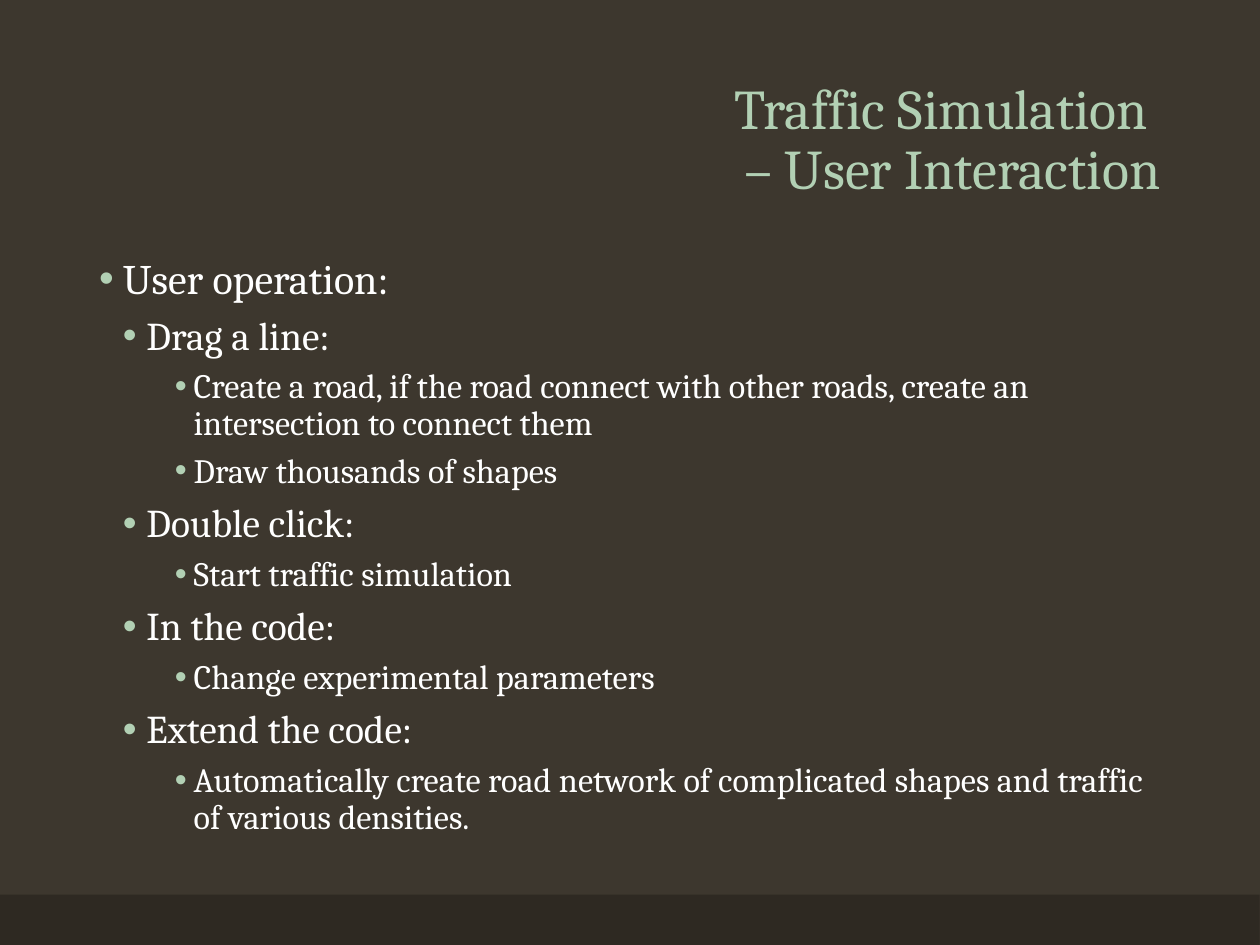
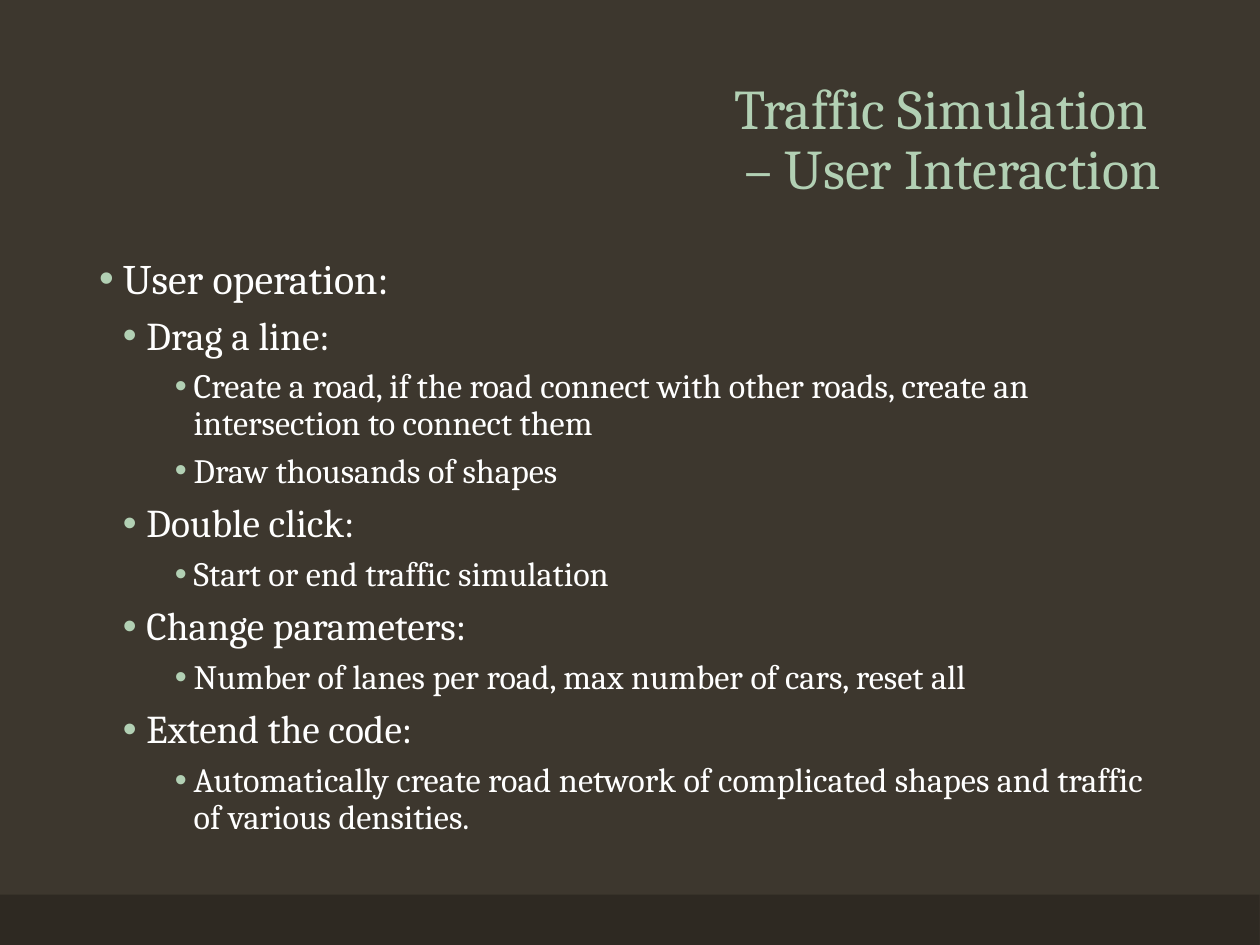
Before and after one commit to CharlieFaceButt/Traffic-Simulation, a slide deck: slide 11 of Presentation.pptx. Drawn at 1260x945 pixels with LibreOffice and Linux fonts; fonts in the diff are those of the drawing. Boxes give left, top, right and bottom in pixels: in the first picture for what was removed or moved away, otherwise in the second. Text is boxed around its words. In the diff, an @@ line names an element or a change of style, - is before the commit and + after.

```diff
--- a/Presentation.pptx
+++ b/Presentation.pptx
@@ text at [146,562,966,696]: text changed @@
-      • Start traffic simulation
-  • In the code:
-      • Change experimental parameters
+      • Start or end traffic simulation
+  • Change parameters:
+      • Number of lanes per road, max number of cars, reset all
```
Also in this commit, not shown: 6 other slides changed, 3 slides added, 3 other files.
